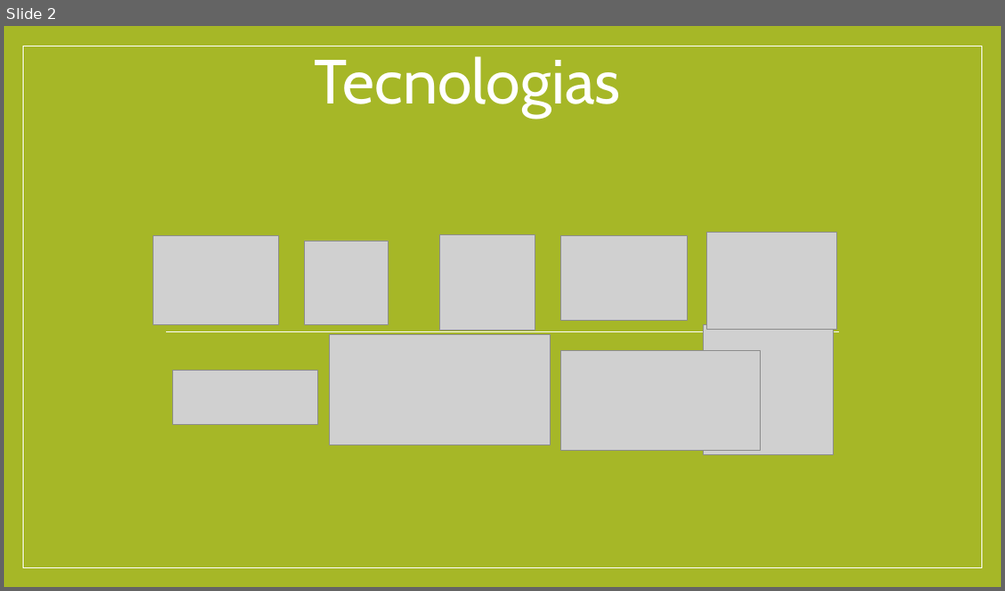
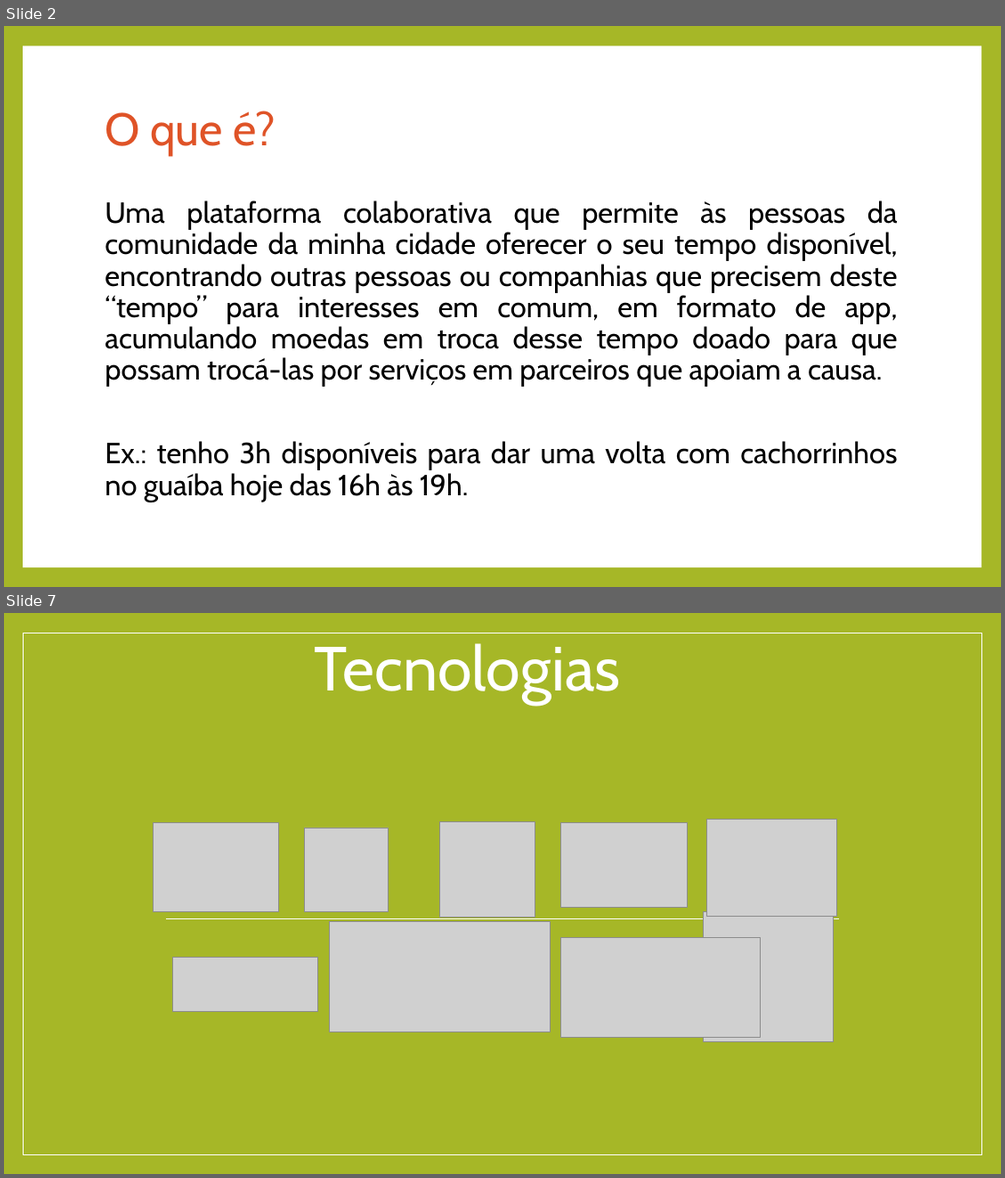
Before and after one commit to MateusPasqualini/Cardume, a slide deck: docsGerais/tec.pptx. Shown one above the other, each under a label of ours: slide 2 before the commit, slides 2 and 7 after it; the slides between them are not shown. The pictures are 1005x591 and 1005x1178 pixels, drawn with LibreOffice and Linux fonts; fonts in the diff are those of the drawing; grey boxes stand for pictures. Boxes give left, top, right and bottom in pixels: in the first picture for what was removed or moved away, otherwise in the second. Text is boxed around its words. In the diff, an @@ line names an element or a change of style, - is before the commit and + after.

```diff
--- a/docsGerais/tec.pptx
+++ b/docsGerais/tec.pptx
@@ slide 2 added at [4, 26, 1001, 587], background #A6B727 @@
@@ rectangle added at [23, 46, 981, 567], fill #FFFFFF @@
@@ title added at [105, 111, 275, 155], 44 pt, text #DF5327 @@
+O que é?
@@ text added at [105, 200, 898, 502], 28 pt, text #000000 @@
+Uma plataforma colaborativa que permite às pessoas da comunidade da minha cidade oferecer o seu tempo disponível, encontrando outras pessoas ou companhias que precisem deste “tempo” para interesses em comum, em formato de app, acumulando moedas em troca desse tempo doado para que possam trocá-las por serviços em parceiros que apoiam a causa.
+Ex.: tenho 3h disponíveis para dar uma volta com cachorrinhos no guaíba hoje das 16h às 19h.
@@ what was slide 2 is now slide 7 @@
```
Also in this commit, not shown: 5 other slides added, 1 slide removed, 8 other files.
